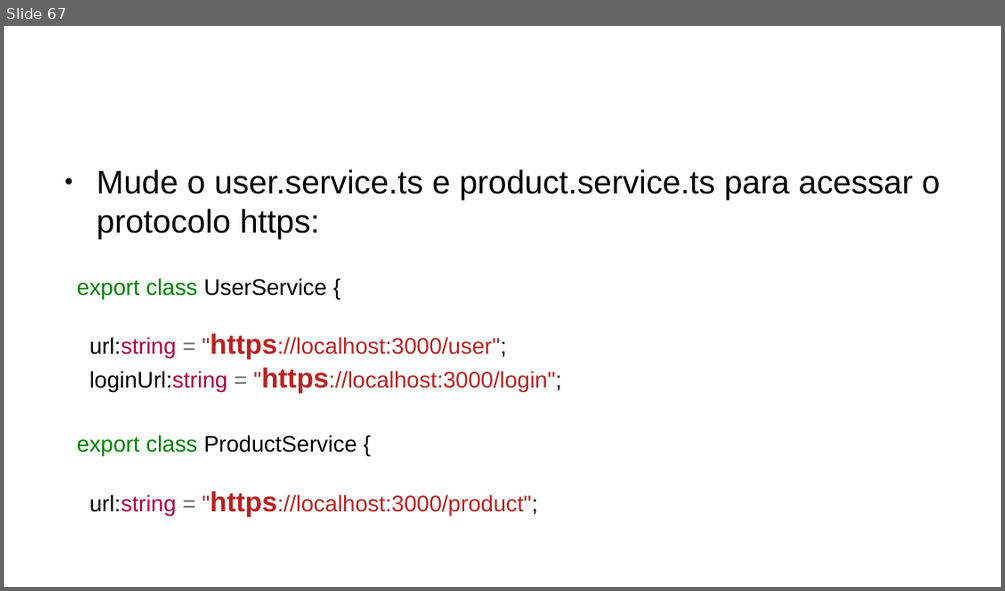
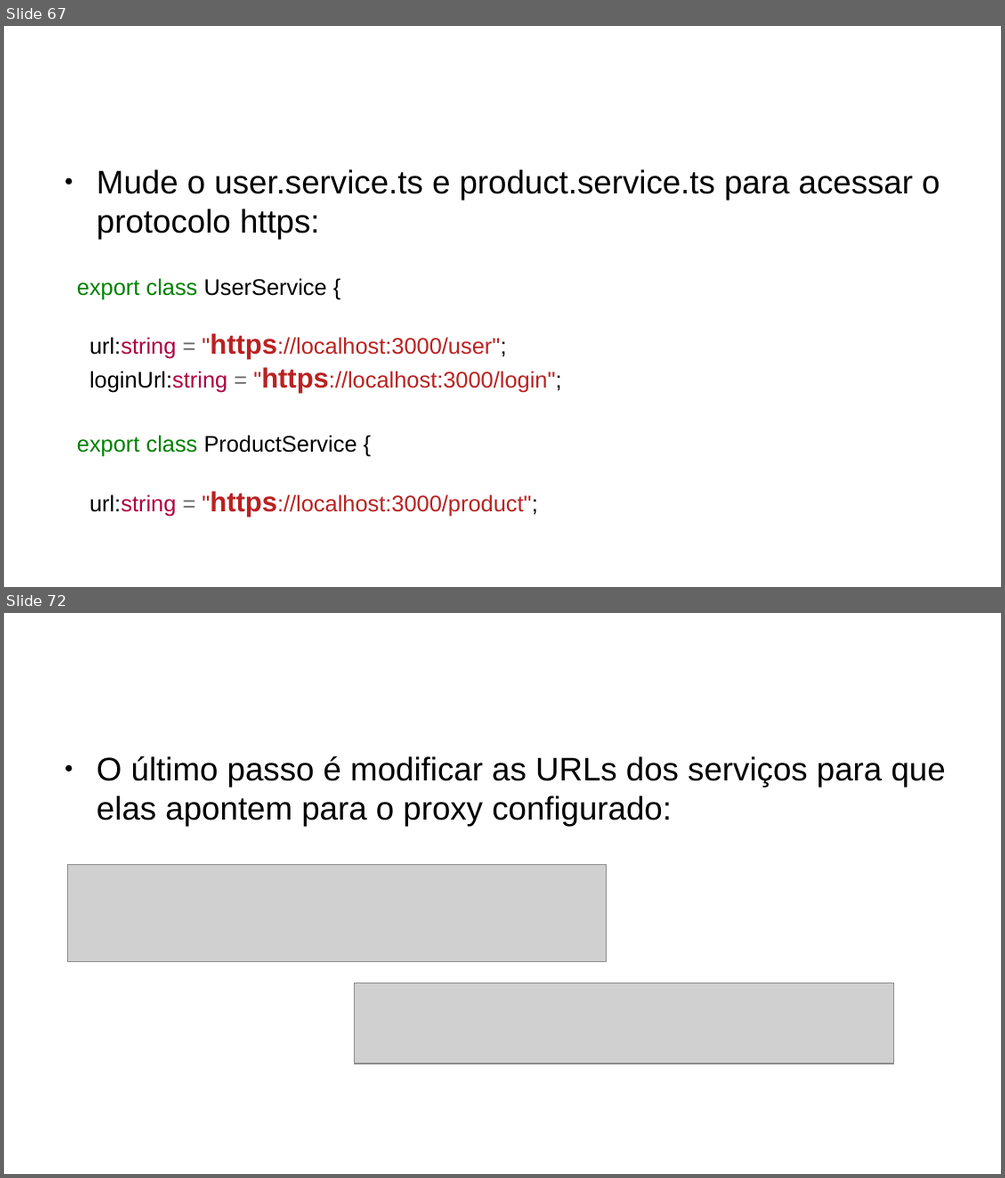
Before and after one commit to CCastro01/PIW-2019_1, a slide deck: SLIDES/14-Refatoração do Projeto CRUD.odp. Shown one above the other, each under a label of ours: slide 67 before the commit, slides 67 and 72 after it; the slides between them are not shown. The pictures are 1005x591 and 1005x1178 pixels, drawn with LibreOffice and Linux fonts; fonts in the diff are those of the drawing; grey boxes stand for pictures; background and template pictures are left out. Boxes give left, top, right and bottom in pixels: in the first picture for what was removed or moved away, otherwise in the second. Text is boxed around its words. In the diff, an @@ line names an element or a change of style, - is before the commit and + after.

```diff
--- a/SLIDES/14-Refatoração do Projeto CRUD.odp
+++ b/SLIDES/14-Refatoração do Projeto CRUD.odp
@@ slide 72 added at (x1=4, y1=613, x2=1001, y2=1174), background #FFFFFF @@
@@ text added at (x1=97, y1=756, x2=946, y2=826), 26 pt, text #000000 @@
+● O último passo é modificar as URLs dos serviços para que elas apontem para o proxy configurado:
@@ title added at (x1=403, y1=802, x2=483, y2=826), 35.7 pt, text #FFFFFF @@
+Proxy
@@ picture added at (x1=68, y1=865, x2=607, y2=961) @@
@@ picture added at (x1=355, y1=983, x2=895, y2=1063) @@
```
Also in this commit, not shown: 8 other slides added, 18 other files.
